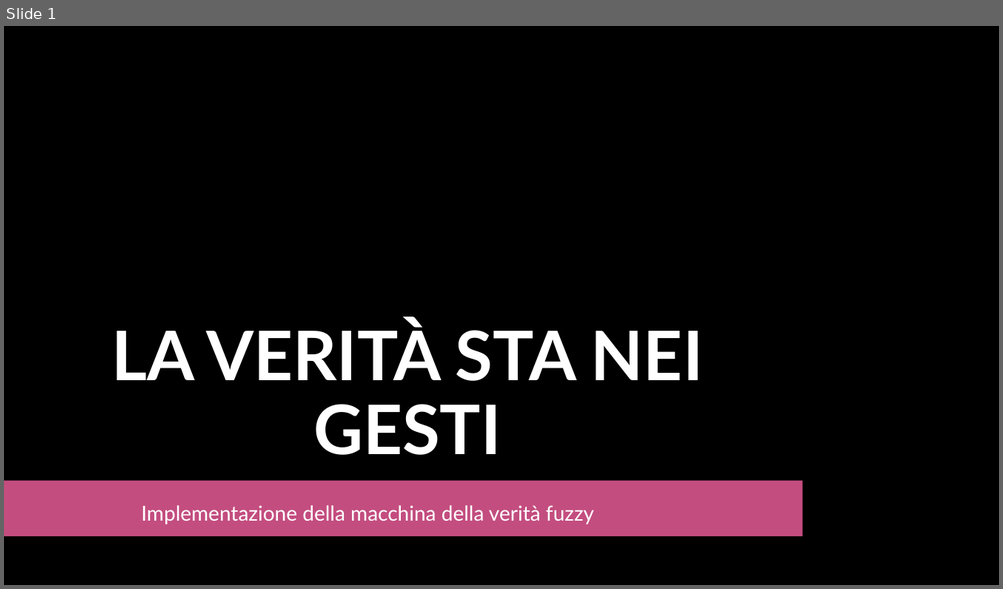
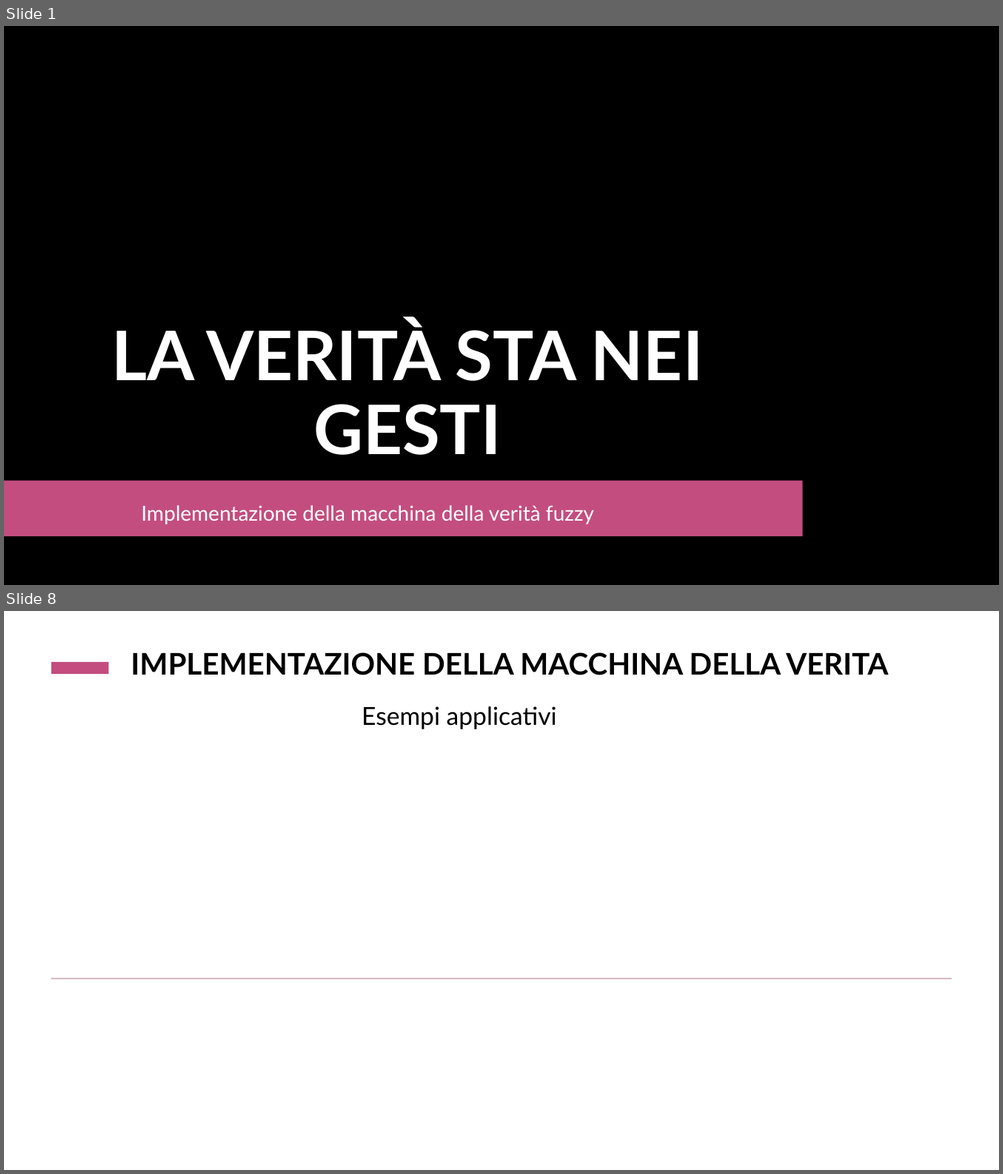
Before and after one commit to ClaudiaMarano/Progetto-Fuzzy, a slide deck: LA VERITÀ STA NEI GESTI.pptx. Shown one above the other, each under a label of ours: slide 1 before the commit, slides 1 and 8 after it; the slides between them are not shown. The pictures are 1003x589 and 1003x1174 pixels, drawn with LibreOffice and Linux fonts; fonts in the diff are those of the drawing; background and template pictures are left out. Boxes give left, top, right and bottom in pixels: in the first picture for what was removed or moved away, otherwise in the second. Text is boxed around its words. In the diff, an @@ line names an element or a change of style, - is before the commit and + after.

```diff
--- a/LA VERITÀ STA NEI GESTI.pptx
+++ b/LA VERITÀ STA NEI GESTI.pptx
@@ slide 8 added at (x1=4, y1=611, x2=999, y2=1170), background #FFFFFF @@
@@ title added at (x1=131, y1=652, x2=888, y2=675), 28.8 pt, text #000000, bold @@
+IMPLEMENTAZIONE DELLA MACCHINA DELLA VERITA
@@ rectangle added at (x1=51, y1=662, x2=109, y2=674), fill #C34D7F @@
@@ text added at (x1=361, y1=706, x2=557, y2=729), 24 pt, text #000000 @@
+Esempi applicativi
@@ rectangle added at (x1=51, y1=978, x2=951, y2=980), fill #D8B9C7 @@
```
Also in this commit, not shown: 1 slide changed, 5 other slides added.
